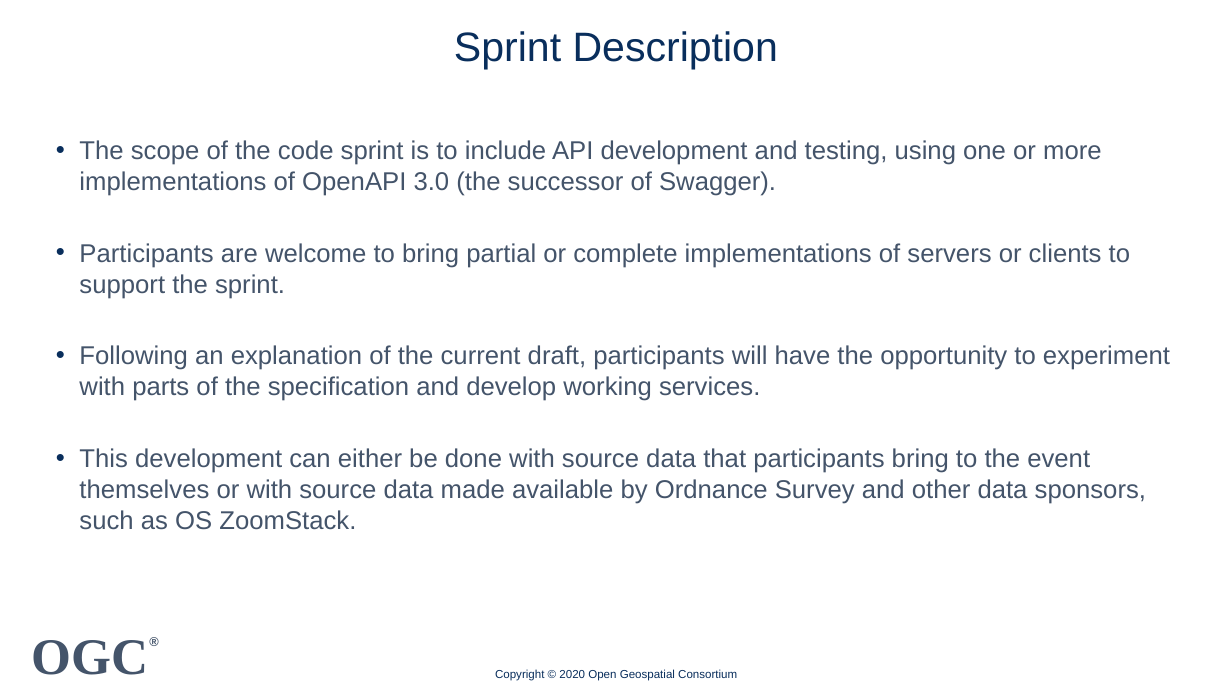
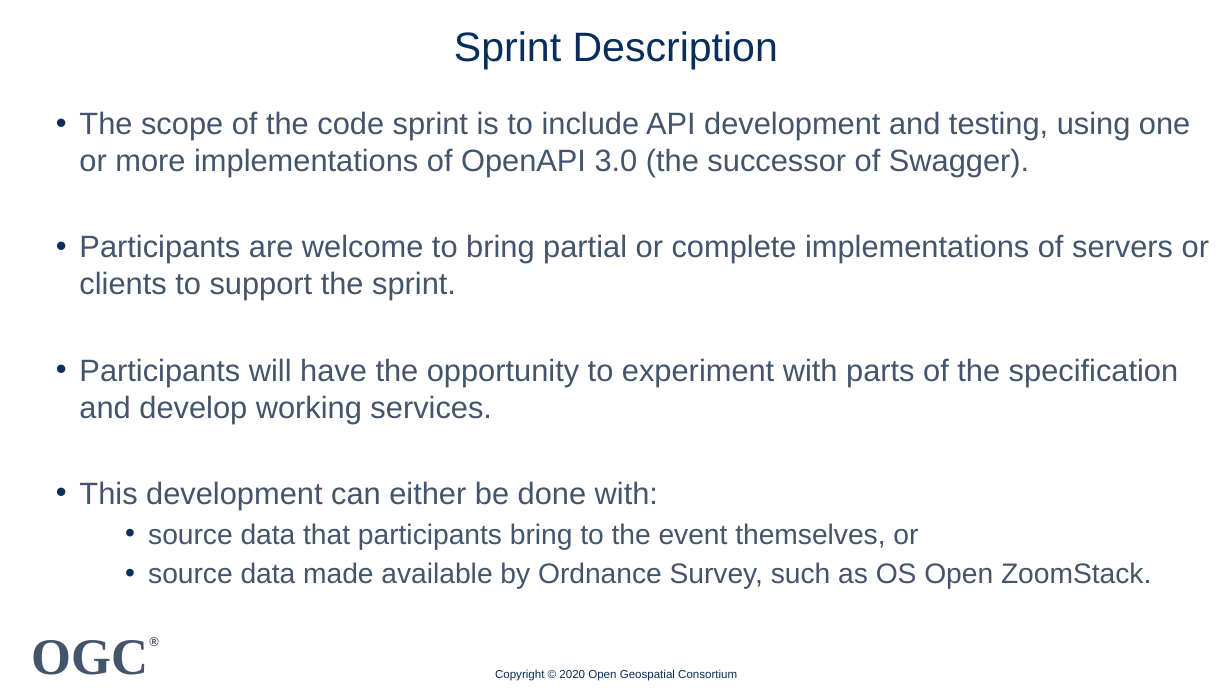
Before and after one commit to opengeospatial/OGC-OS-Sprint-04-2020, a slide deck: slide 8 of Presentations/20200416 OGC API Tiles Webinar slides.pptx. Drawn at 1232x693 pixels with LibreOffice and Linux fonts; fonts in the diff are those of the drawing; background and template pictures are left out. Boxes give left, top, right and bottom in pixels: in the first picture for what was removed or moved away, otherwise in the second. Text is boxed around its words. In the diff, an @@ line names an element or a change of style, - is before the commit and + after.

```diff
--- a/Presentations/20200416 OGC API Tiles Webinar slides.pptx
+++ b/Presentations/20200416 OGC API Tiles Webinar slides.pptx
@@ text "The scope of the code ...": place and size @@
-text "The scope of the code ..." at box(79, 140, 1170, 530)
+text "The scope of the code ..." at box(79, 111, 1209, 589)
@@ text at box(79, 111, 1209, 300): size 20 to 24 pt in "The scope of the code sprint is ...", "Participants are welcome to bring partial or ..." @@
@@ text at box(79, 358, 1178, 589): text changed; size 20 to 24 pt @@
-• Following an explanation of the current draft, participants will have the opportunity to experiment with parts of the specification and develop working services.
-• This development can either be done with source data that participants bring to the event themselves or with source data made available by Ordnance Survey and other data sponsors, such as OS ZoomStack.
+• Participants will have the opportunity to experiment with parts of the specification and develop working services.
+• This development can either be done with:
+    • source data that participants bring to the event themselves, or
+    • source data made available by Ordnance Survey, such as OS Open ZoomStack.
```
